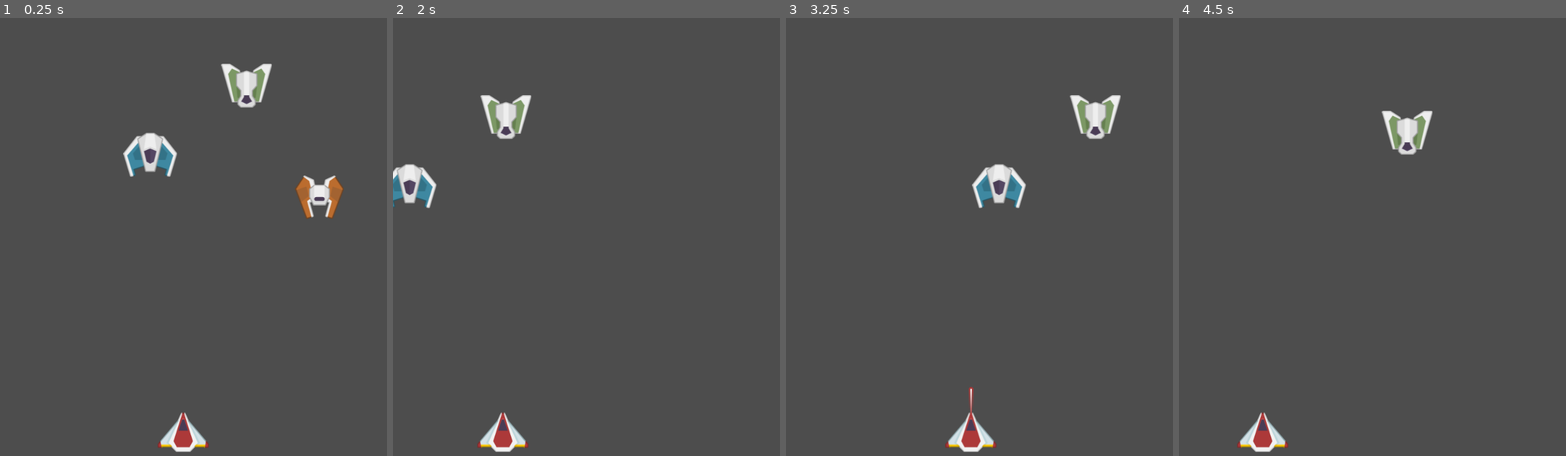
Above: before the commit, frames 1-4 (left to right).
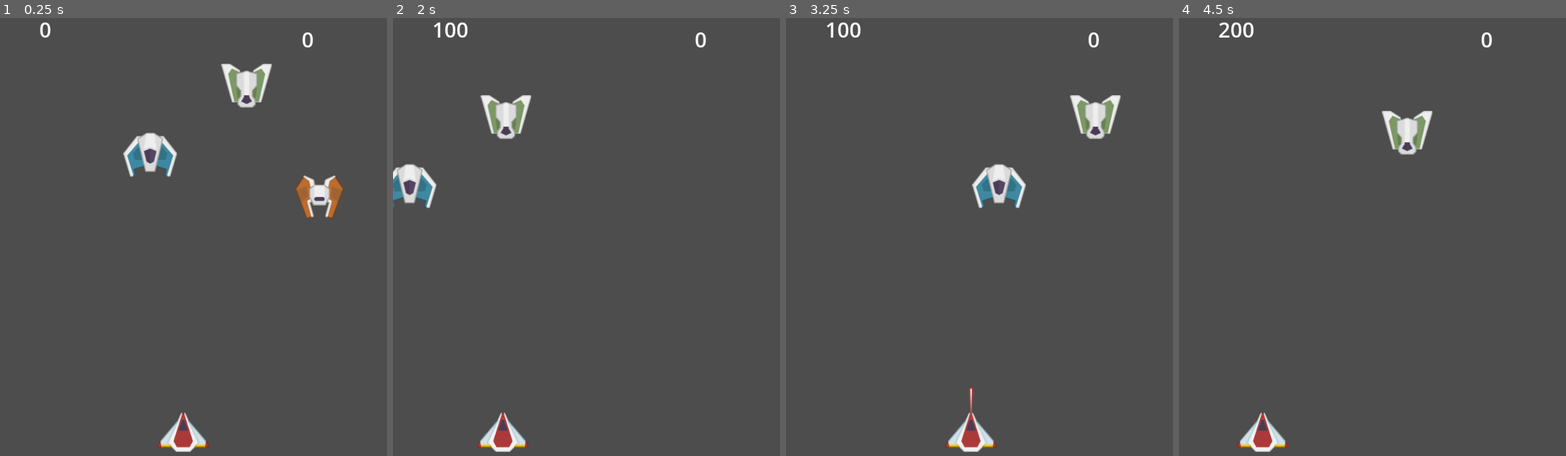
Above: after the commit, the same moments.

Repository: TheGabmeister/games-godot
Game: Godot game, scene res://levels/main.tscn
Two runs of this game, one before a commit and one after it. Both use one fixed random seed, a clock stepped at 60 frames per second and the inputs below. The engine's default icon, where the game draws it, is replaced by a stand-in: a white triangle on a blue panel in a dark square.
Inputs:
- Up to frame 1 (0.25 s): no input
- Up to frame 2 (2 s): hold D (move_right) 0.53-1.28 s; tap Space (jump) at 0.77, 1.52 s; hold A (move_left) from 1.28 s (still down)
- Up to frame 3 (3.25 s): release A (move_left) at 2.03 s; hold D (move_right) from 2.03 s (still down); tap Space (jump) at 3.02 s
- Up to frame 4 (4.5 s): release D (move_right) at 3.53 s; hold A (move_left) from 3.53 s (still down); tap Space (jump) at 3.77 s

The runs differ from the first frame. In frame 1, 0.1% of the frame differs, in the area x 10-81%, y 1-7%; in frame 2, 0.2%; in frame 3, 0.2%; in frame 4, 0.2%.

Commit message:
Fix interface

Diff:
--- a/space_invaders/autoloads/game_events.gd
+++ b/space_invaders/autoloads/game_events.gd
@@ -4,5 +4,4 @@
 @warning_ignore_start("unused_signal")
 
 signal enemy_killed(score: int)
-
-@warning_ignore_restore("unused_signal")
+signal update_score(score: int)
--- a/space_invaders/enemies/enemy.gd
+++ b/space_invaders/enemies/enemy.gd
@@ -1,7 +1,5 @@
 class_name Enemy
 extends Node2D
-#@warning_ignore("unsafe_property_access", "untyped_declaration")
-#var implements = Interface.ExampleInterface
 
 const SCORE: int = 100
 var movement_speed: float = 300.0
@@ -9,10 +7,6 @@
 const BOUNDARY: float = 700.0
 static var _direction: int = 1
 static var _has_moved_vertical: bool = false
-
-func _ready() -> void:
-	GameEvents.enemy_killed.emit(SCORE)
-	pass
 
 func _process(delta: float) -> void:
 	if position.x > BOUNDARY:
@@ -39,6 +33,6 @@
 func _reset_has_moved_vertical() -> void:
 	_has_moved_vertical = false
 
-func on_hit() -> void:
+func on_hit(_instigator: Node) -> void:
 	GameEvents.enemy_killed.emit(SCORE)
 	queue_free()
--- a/space_invaders/interfaces/ihittable.gd
+++ b/space_invaders/interfaces/ihittable.gd
@@ -10,7 +10,7 @@
 			get_parent().set_meta(IHITTABLE, self)
 		NOTIFICATION_UNPARENTED:
 			## Remove itself from parent as a metadata
-			get_parent().set_meta(IHITTABLE, self)
+			get_parent().set_meta(IHITTABLE, null)
 	pass
 
 func _ready() -> void:
@@ -21,7 +21,7 @@
 	assert(owner.has_method("on_hit"))
 	pass
 
-func interact(interactor: Node) -> void:
+func on_hit(instigator: Node) -> void:
 	@warning_ignore("unsafe_method_access")
-	owner.on_hit(interactor) ## proxying the call to parent
+	owner.on_hit(instigator) ## proxying the call to parent
 	pass
--- a/space_invaders/levels/main.tscn
+++ b/space_invaders/levels/main.tscn
@@ -1,9 +1,10 @@
-[gd_scene load_steps=6 format=3 uid="uid://crm21bj7k0o30"]
+[gd_scene load_steps=7 format=3 uid="uid://crm21bj7k0o30"]
 
 [ext_resource type="PackedScene" uid="uid://ctw41ubm0fbhp" path="res://player/player.tscn" id="1_ifaiv"]
 [ext_resource type="PackedScene" uid="uid://btnlfjpmd2jar" path="res://enemies/enemy_blue.tscn" id="2_5k4jt"]
 [ext_resource type="PackedScene" uid="uid://bdio47uwtprje" path="res://enemies/enemy_green.tscn" id="3_qy63d"]
 [ext_resource type="PackedScene" uid="uid://ciyvulth5wl5o" path="res://enemies/enemy_orange.tscn" id="4_6et1j"]
+[ext_resource type="Script" uid="uid://cgy1vh4p18h86" path="res://ui/gui.gd" id="5_5k4jt"]
 [ext_resource type="Script" uid="uid://wgw05it2bqya" path="res://managers/game_manager.gd" id="5_etqu2"]
 
 [node name="Main" type="Node"]
@@ -25,11 +26,32 @@
 [node name="Enemy3" parent="World" instance=ExtResource("4_6et1j")]
 position = Vector2(535, 440)
 
-[node name="UI" type="Control" parent="."]
+[node name="UI" type="Control" parent="." node_paths=PackedStringArray("score_one", "score_two")]
 layout_mode = 3
 anchors_preset = 0
 offset_right = 40.0
 offset_bottom = 40.0
+script = ExtResource("5_5k4jt")
+score_one = NodePath("Score_01")
+score_two = NodePath("Score_02")
+
+[node name="Score_01" type="Label" parent="UI"]
+layout_mode = 0
+offset_left = 75.0
+offset_top = 92.0
+offset_right = 115.0
+offset_bottom = 147.0
+theme_override_font_sizes/font_size = 40
+text = "0"
+
+[node name="Score_02" type="Label" parent="UI"]
+layout_mode = 0
+offset_left = 576.0
+offset_top = 111.0
+offset_right = 616.0
+offset_bottom = 166.0
+theme_override_font_sizes/font_size = 40
+text = "0"
 
 [node name="GameManager" type="Node" parent="."]
 script = ExtResource("5_etqu2")
--- a/space_invaders/managers/game_manager.gd
+++ b/space_invaders/managers/game_manager.gd
@@ -3,10 +3,11 @@
 var _score: int = 0
 
 func _enter_tree() -> void:
-	GameEvents.enemy_killed.connect(_update_score)
+	GameEvents.enemy_killed.connect(_add_score)
 
 func _exit_tree() -> void:
-	GameEvents.enemy_killed.disconnect(_update_score)
+	GameEvents.enemy_killed.disconnect(_add_score)
 
-func _update_score(value: int) -> void:
+func _add_score(value: int) -> void:
 	_score += value
+	GameEvents.update_score.emit(_score)
--- a/space_invaders/projectiles/projectile.gd
+++ b/space_invaders/projectiles/projectile.gd
@@ -7,5 +7,7 @@
 	position.y += speed * delta
 
 func _on_area_2d_area_entered(area: Area2D) -> void:
-	area.get_parent().queue_free()
+	if area.get_parent().has_meta(IHittable.IHITTABLE):
+		var i: IHittable = area.get_parent().get_meta(IHittable.IHITTABLE)
+		i.on_hit(self)
 	queue_free()
--- /dev/null
+++ b/space_invaders/ui/gui.gd
@@ -0,0 +1,14 @@
+extends Node
+
+@export var score_one: Label
+@export var score_two: Label
+
+func _enter_tree() -> void:
+	GameEvents.update_score.connect(_update_score)
+
+func _exit_tree() -> void:
+	GameEvents.update_score.disconnect(_update_score)
+
+func _update_score(value: int) -> void:
+	score_one.text = str(value)
+	pass
Not shown, added: space_invaders/ui/gui.gd.uid
Not shown: 1 places in space_invaders/ui/ui.tscn that only renumber resources
